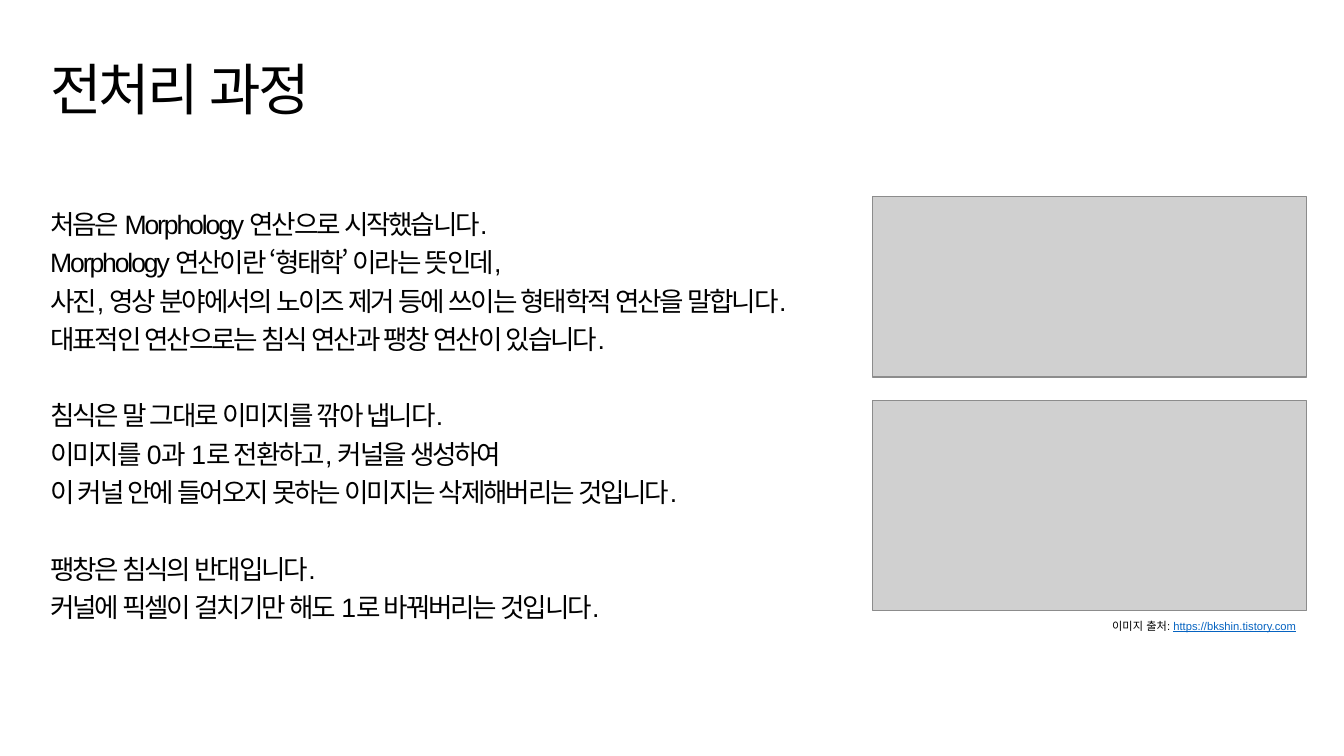
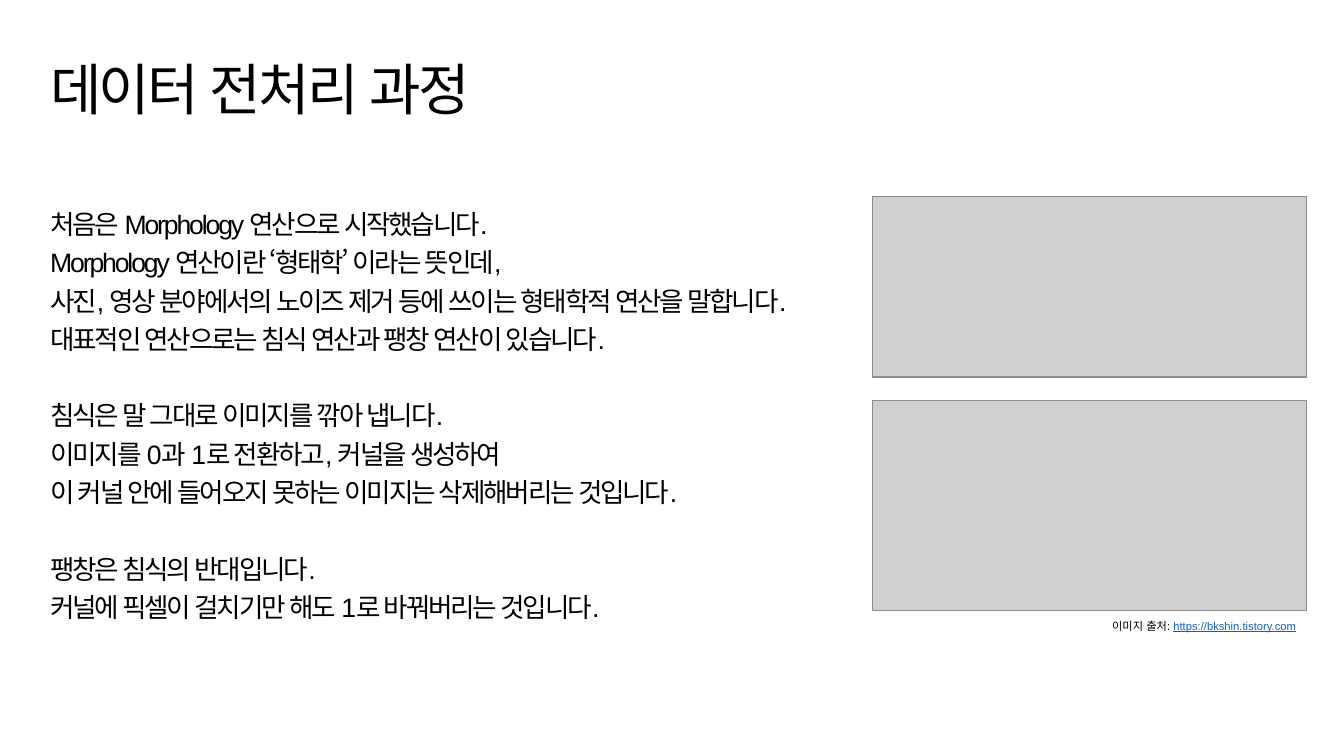
Before and after one commit to suk-6/22-dcc, a slide deck: slide 6 of 춘식이 발표자료.pptx (slide 7 before the commit). Drawn at 1344x756 pixels with LibreOffice and Linux fonts; fonts in the diff are those of the drawing; grey boxes stand for pictures; background and template pictures are left out. Boxes give left, top, right and bottom in pixels: in the first picture for what was removed or moved away, otherwise in the second. Text is boxed around its words. In the diff, an @@ line names an element or a change of style, - is before the commit and + after.

```diff
--- a/춘식이 발표자료.pptx
+++ b/춘식이 발표자료.pptx
@@ title at <box>50,63,470,115</box>: text changed @@
-전처리 과정
+데이터 전처리 과정
```
Also in this commit, not shown: 9 other slides changed.
